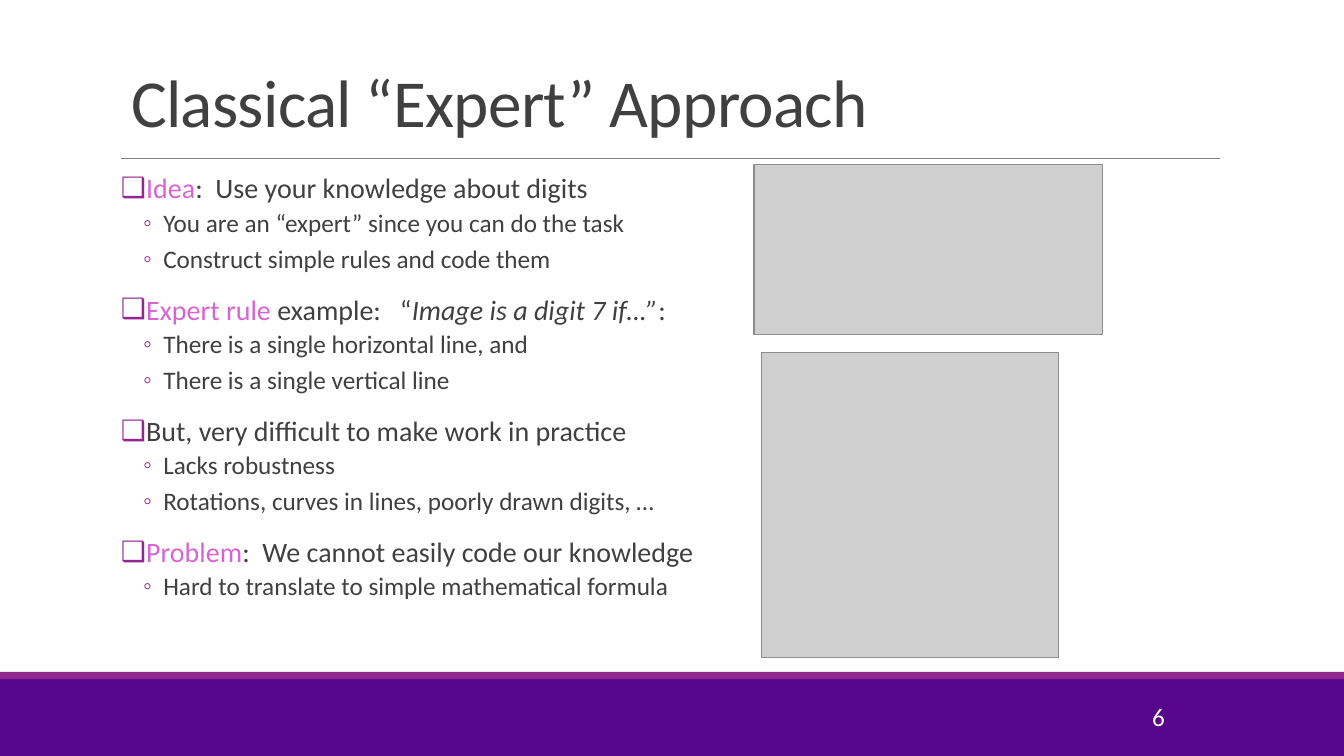
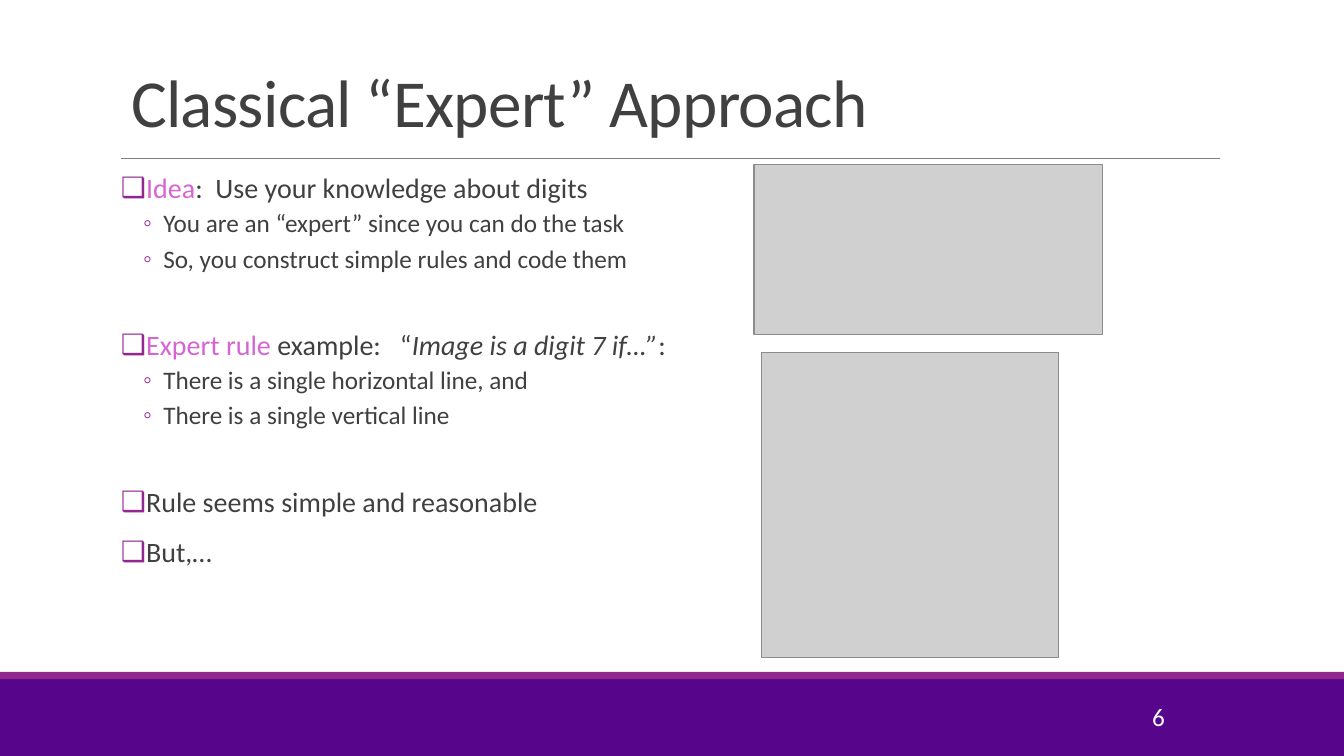
Before and after one commit to joshzzl/introml, a slide deck: slide 6 of lectures/Lect01_IntroML.pptx. Drawn at 1344x756 pixels with LibreOffice and Linux fonts; fonts in the diff are those of the drawing; grey boxes stand for pictures; background and template pictures are left out. Boxes give left, top, right and bottom in pixels: in the first picture for what was removed or moved away, otherwise in the second. Text is boxed around its words. In the diff, an @@ line names an element or a change of style, - is before the commit and + after.

```diff
--- a/lectures/Lect01_IntroML.pptx
+++ b/lectures/Lect01_IntroML.pptx
@@ text at bbox=[163, 250, 627, 272]: text changed @@
-  ◦ Construct simple rules and code them
+  ◦ So, you construct simple rules and code them
@@ text at bbox=[146, 492, 538, 566]: text changed; size 18 to 20 pt @@
-❑ But, very difficult to make work in practice
-  ◦ Lacks robustness
-  ◦ Rotations, curves in lines, poorly drawn digits, …
-❑ Problem: We cannot easily code our knowledge
-  ◦ Hard to translate to simple mathematical formula
+❑ Rule seems simple and reasonable
+❑ But,…
```
Also in this commit, not shown: 6 other slides changed, 1 slide added, 6 other files.
